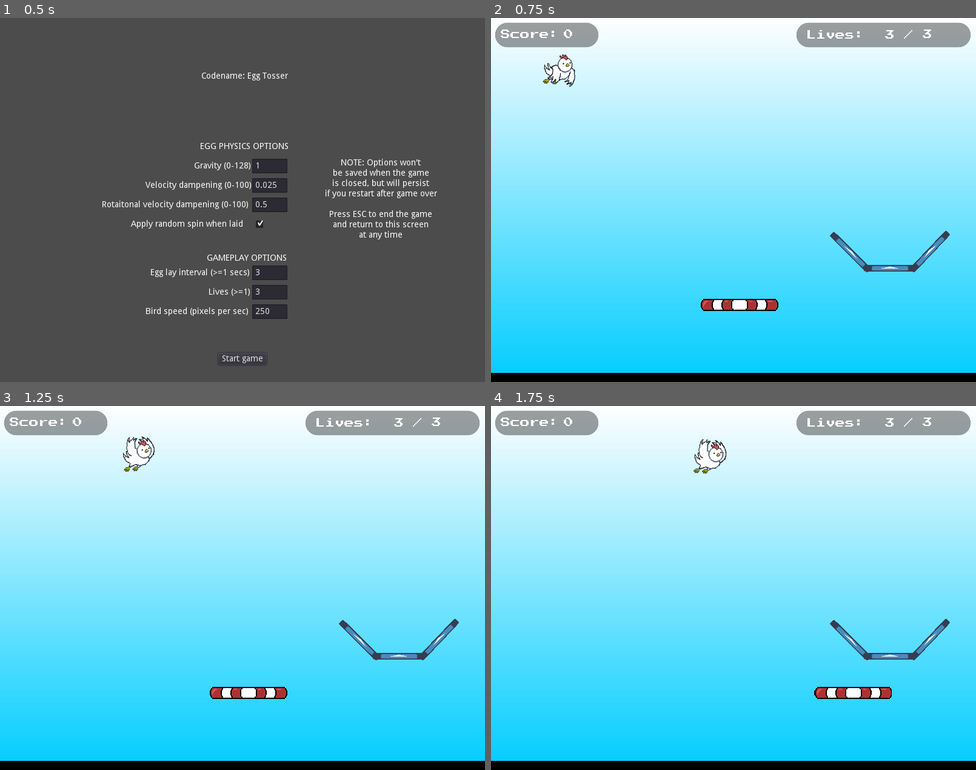
Above: before the commit, frames 1-4 (two rows, left to right).
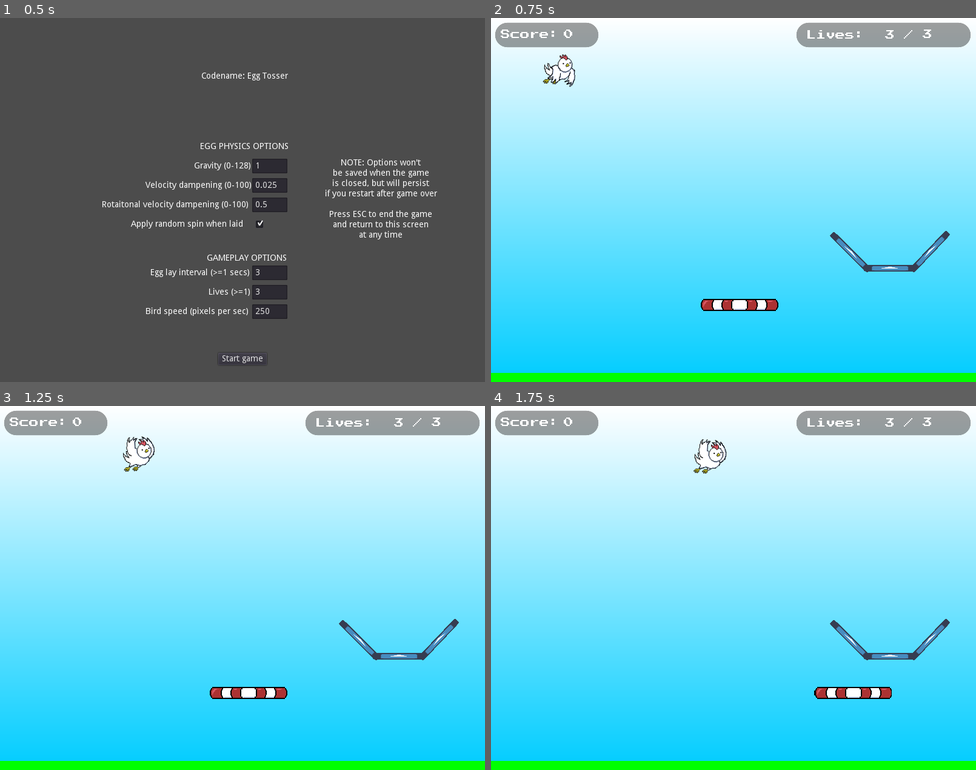
Above: after the commit, the same moments.

Repository: thatnick/fragile
Game: Godot game, scene res://scenes/debug_options.tscn
The game is run twice, just before and just after one commit, with the same random seed, the same clock (stepped at 60 frames per second) and the same inputs. The engine's default icon, where the game draws it, is replaced by a stand-in: a white triangle on a blue panel in a dark square.
Inputs:
- Up to frame 1 (0.5 s): no input
- Up to frame 2 (0.75 s): click "Start game" at 0.5 s
- Up to frame 3 (1.25 s): no input
- Up to frame 4 (1.75 s): hold Right (ui_right) from 1.28 s (still down)

Frame 1 is identical in both runs. In frame 2, 2.5% of the frame differs, in the area x 0-100%, y 97-100%; in frame 3, 2.5%; in frame 4, 2.5%.

Commit message:
Make floor colour green

Diff:
--- a/scenes/floor.tscn
+++ b/scenes/floor.tscn
@@ -8,6 +8,7 @@
 extents = Vector2( 411, 10 )
 
 [sub_resource type="Gradient" id=2]
+colors = PoolColorArray( 0, 1, 0, 1, 0, 1, 0, 1 )
 
 [sub_resource type="GradientTexture" id=3]
 gradient = SubResource( 2 )
